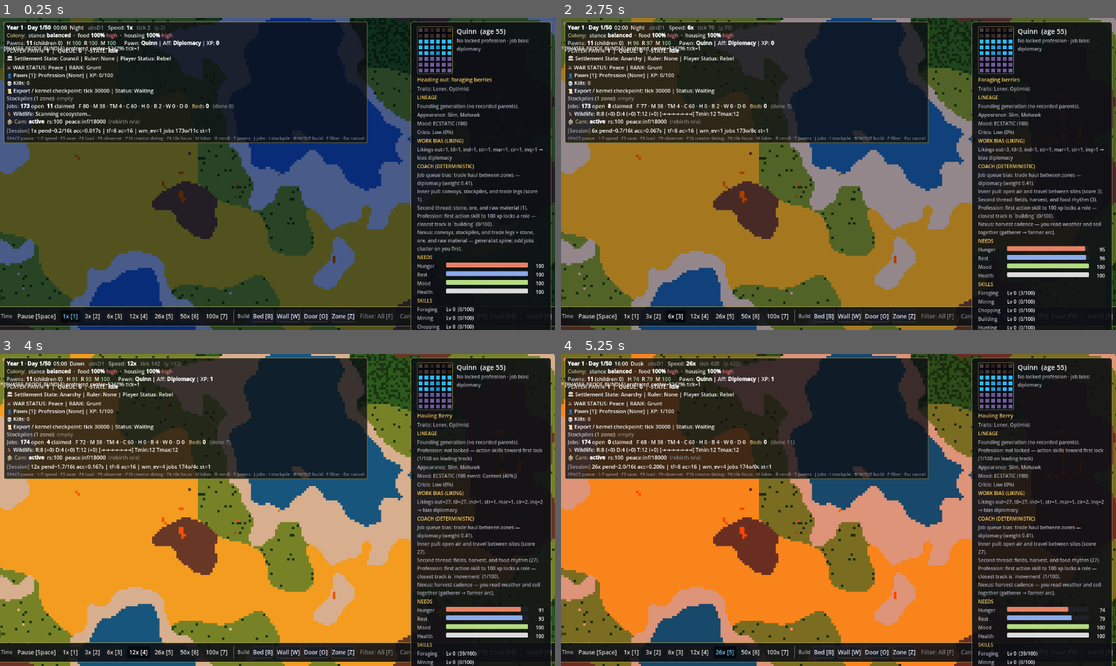
Above: before the commit, frames 1-4 (two rows, left to right).
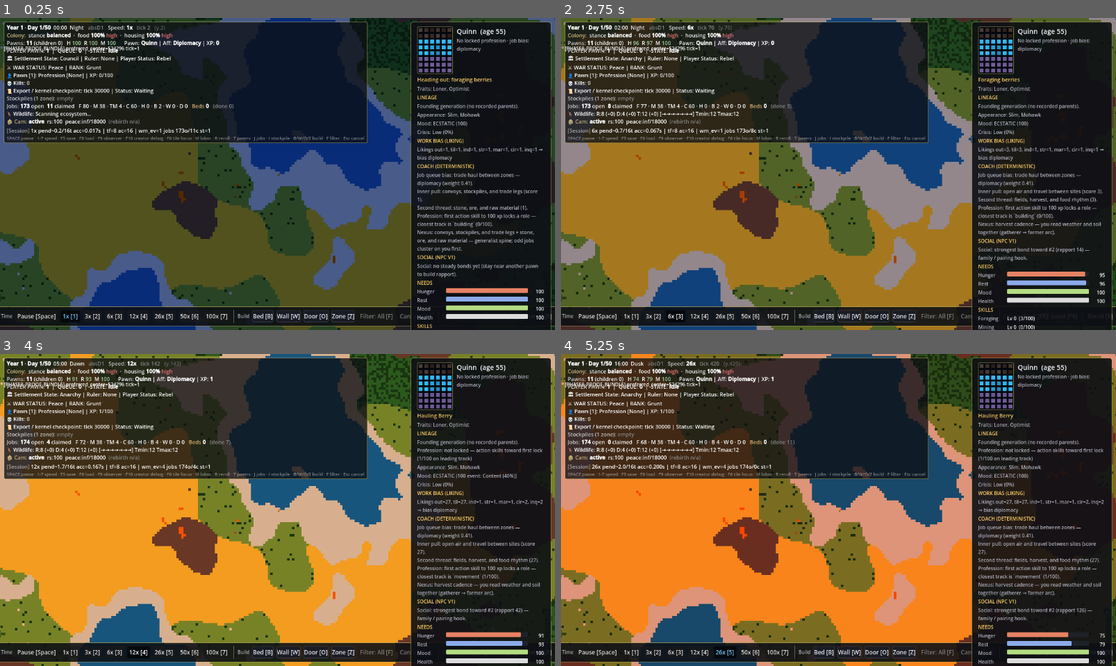
Above: after the commit, the same moments.

Repository: PVAGR/HeelKawn1
Game: Godot game, scene res://scenes/main/Main.tscn
The game is run twice, just before and just after one commit, with the same random seed, the same clock (stepped at 60 frames per second) and the same inputs.
Inputs (mouse positions are in pixels of both pictures, inside the frame that each line leads up to):
- Up to frame 1 (0.25 s): no input
- Up to frame 2 (2.75 s): click "1x [1]" at 0.5 s; click "3x [2]" at 1.25 s; click "6x [3]" at 2 s
- Up to frame 3 (4 s): tap Enter at 2.75, 2.85 s; move the mouse to (399, 494) at 2.77 s; hold Right (ui_right) 2.78-3.5 s; click (399, 494) at 2.92 s; tap Space at 3.02 s; click "12x [4]" at 3.5 s
- Up to frame 4 (5.25 s): click "26x [5]" at 4.25 s; drag from (727, 525) to (810, 572) at 5.02 s

The runs differ from the first frame. In frame 1, 2.3% of the frame differs, in the area x 75-98%, y 75-100%; in frame 2, 2.4%, in the area x 75-98%, y 70-100%; in frame 3, 2.1%; in frame 4, 2.0%.

Commit message:
Social rapport + reproduction tuning + HUD throttle at extreme speed
- PawnData.social_rapport with save/load; status line for panel
- Main: accumulate rapport every 40 ticks for nearby same-component pawns
- Reproduction: lower hunger/rest gates, wider mate range, min rapport with mate
- PawnSpawner: try 9 tiles for child spawn; set parent ids on child
- PawnInfoPanel: Social section; refresh stride at 12x/26x/50x+
- ColonyHUD: coarser refresh gate at 50x+ sim speed

Made-with: Cursor

Diff:
--- a/scenes/main/Main.gd
+++ b/scenes/main/Main.gd
@@ -95,6 +95,8 @@
 ## Generational turnover (v1): one new pawn per this many ticks if population > 0.
 const GENERATION_TICKS: int = 20000
 const REPRODUCTION_CHECK_INTERVAL_TICKS: int = 300
+## Co-presence rapport for pairing / births (deterministic; same path component only).
+const SOCIAL_RAPPORT_ACCUM_INTERVAL_TICKS: int = 40
 const INFLUENCE_UPDATE_INTERVAL_TICKS: int = 500
 const OBSERVER_HUD_REFRESH_TICKS: int = 30
 const FOCUS_INSPECTOR_REFRESH_TICKS: int = 15
@@ -1453,6 +1455,8 @@
 	SettlementMemory.update_settlement_intents(tick)
 	SettlementMemory.update_resource_pressures(tick)
 	SettlementMemory.update_preferred_work_fronts(tick)
+	if tick % SOCIAL_RAPPORT_ACCUM_INTERVAL_TICKS == 0:
+		_accumulate_social_rapport()
 	_emit_pawn_divergence_summary_if_needed(tick)
 	var obs_iv: int = _high_speed_interval(OBSERVER_HUD_REFRESH_TICKS, 45, 90)
 	if _observer_hud != null and tick % obs_iv == 0:
@@ -1507,6 +1511,34 @@
 	if sp.x < 0:
 		return
 	_pawn_spawner.spawn_generational_pawn(_world, sp, t)
+
+
+func _accumulate_social_rapport() -> void:
+	if _pawn_spawner == null or _world == null or _world.pathfinder == null:
+		return
+	const R2: float = 128.0 * 128.0
+	const GAIN: int = 14
+	var pl: Array[Pawn] = []
+	for p in _pawn_spawner.pawns:
+		if p != null and is_instance_valid(p) and p.data != null:
+			pl.append(p)
+	if pl.size() < 2:
+		return
+	pl.sort_custom(func(a: Pawn, b: Pawn) -> bool: return a.data.id < b.data.id)
+	for i in range(pl.size()):
+		var pa: Pawn = pl[i]
+		var da: PawnData = pa.data
+		for j in range(i + 1, pl.size()):
+			var pb: Pawn = pl[j]
+			var db: PawnData = pb.data
+			if da.hunger <= 38.0 or db.hunger <= 38.0:
+				continue
+			if _world.pathfinder.component_of(da.tile_pos) != _world.pathfinder.component_of(db.tile_pos):
+				continue
+			if pa.position.distance_squared_to(pb.position) > R2:
+				continue
+			da.add_social_rapport(int(db.id), GAIN)
+			db.add_social_rapport(int(da.id), GAIN)
 
 
 func _process_reproduction_tick() -> void:
--- a/scripts/pawn/Pawn.gd
+++ b/scripts/pawn/Pawn.gd
@@ -130,8 +130,14 @@
 ## At high sim speeds, skip historical aversion weighting path pass to avoid
 ## expensive weight toggles on every pawn path request.
 const FAST_PATHFIND_SPEED_THRESHOLD: float = 6.0
-const REPRODUCTION_COOLDOWN_TICKS: int = 6000
-const REPRODUCTION_MATE_RANGE_PX: float = 42.0
+const REPRODUCTION_COOLDOWN_TICKS: int = 5000
+## ~11.5 tiles at 10px/tile — cohabiting workers can still pair without pixel-perfect overlap.
+const REPRODUCTION_MATE_RANGE_PX: float = 115.0
+## Softer than general job hunger gates so pairs can raise children under colony stress.
+const REPRODUCTION_MIN_HUNGER: float = 48.0
+const REPRODUCTION_MIN_REST: float = 42.0
+## Requires [member PawnData.social_rapport] built from co-presence (Main._accumulate_social_rapport).
+const REPRODUCTION_MIN_RAPPORT: int = 72
 const COHORT_UPDATE_TICKS: int = 200
 const COHORT_MATCH_RADIUS_TILES: int = 8
 const COHORT_BREAK_DISTANCE_TILES: int = 16
@@ -1272,7 +1278,7 @@
 	var now: int = GameManager.tick_count
 	if now < _next_reproduction_tick:
 		return false
-	if data.hunger <= 80.0 or data.rest <= 80.0:
+	if data.hunger <= REPRODUCTION_MIN_HUNGER or data.rest <= REPRODUCTION_MIN_REST:
 		return false
 	var has_shelter: bool = is_in_bed()
 	if not has_shelter:
@@ -1282,6 +1288,8 @@
 		return false
 	var mate: Pawn = _find_compatible_mate()
 	if mate == null or mate.data == null:
+		return false
+	if data.get_social_rapport(int(mate.data.id)) < REPRODUCTION_MIN_RAPPORT:
 		return false
 	if int(data.id) > int(mate.data.id):
 		return false
@@ -1307,7 +1315,7 @@
 		var p: Pawn = n as Pawn
 		if p == self or p.data == null:
 			continue
-		if p.data.hunger <= 80.0 or p.data.rest <= 80.0:
+		if p.data.hunger <= REPRODUCTION_MIN_HUNGER or p.data.rest <= REPRODUCTION_MIN_REST:
 			continue
 		if p._next_reproduction_tick > GameManager.tick_count:
 			continue
--- a/scripts/pawn/PawnData.gd
+++ b/scripts/pawn/PawnData.gd
@@ -121,6 +121,11 @@
 ## Mood events: temporary emotional states that affect mood decay and behavior.
 ## Each event has a type, intensity, and duration.
 var mood_events: Array[MoodEvent] = []
+
+## Deterministic co-presence bond: other pawn id (string key) -> rapport 0..3000.
+## Grows when NPCs spend time near each other (same path component); feeds
+## reproduction and future player social actions (gift, commend, etc.).
+var social_rapport: Dictionary = {}
 
 
 func _init() -> void:
@@ -771,6 +776,40 @@
 
 func describe() -> String:
 	return "#%d %s (age %d)" % [id, display_name, age]
+
+
+func add_social_rapport(peer_id: int, delta: int) -> void:
+	if peer_id < 0 or peer_id == id or delta <= 0:
+		return
+	var k: String = str(peer_id)
+	social_rapport[k] = clampi(int(social_rapport.get(k, 0)) + delta, 0, 3000)
+
+
+func get_social_rapport(peer_id: int) -> int:
+	if peer_id < 0 or peer_id == id:
+		return 0
+	return int(social_rapport.get(str(peer_id), 0))
+
+
+func top_social_rapport_peer() -> Dictionary:
+	var best_id: int = -1
+	var best_score: int = 0
+	for k in social_rapport:
+		var sc: int = int(social_rapport[k])
+		var pid: int = int(k)
+		if sc > best_score or (sc == best_score and (best_id < 0 or pid < best_id)):
+			best_score = sc
+			best_id = pid
+	return {"peer_id": best_id, "score": best_score}
+
+
+func social_status_line() -> String:
+	var t: Dictionary = top_social_rapport_peer()
+	var pid: int = int(t.get("peer_id", -1))
+	var sc: int = int(t.get("score", 0))
+	if pid < 0 or sc <= 0:
+		return "Social: no steady bonds yet (stay near another pawn to build rapport)."
+	return "Social: strongest bond toward #%d (rapport %d) — family / pairing hook." % [pid, sc]
 
 
 ## Serialize for `GameSave` (store_var). All numeric work flags included.
@@ -824,6 +863,7 @@
 		"work_hunt": work_hunt,
 		"work_build": work_build,
 		"trait_types": trait_types,
+		"social_rapport": social_rapport.duplicate(true),
 	}
 
 
@@ -908,6 +948,10 @@
 	p.work_chop = bool(d.get("work_chop", true))
 	p.work_hunt = bool(d.get("work_hunt", true))
 	p.work_build = bool(d.get("work_build", true))
+	p.social_rapport = {}
+	if d.has("social_rapport") and d["social_rapport"] is Dictionary:
+		for sk in (d["social_rapport"] as Dictionary).keys():
+			p.social_rapport[str(sk)] = clampi(int((d["social_rapport"] as Dictionary)[sk]), 0, 3000)
 	# Load traits
 	if d.has("trait_types") and d["trait_types"] is Array:
 		for trait_type in d["trait_types"]:
--- a/scripts/pawn/PawnSpawner.gd
+++ b/scripts/pawn/PawnSpawner.gd
@@ -298,18 +298,38 @@
 ) -> bool:
 	if world == null or world.data == null or world.pathfinder == null or pawn_scene == null:
 		return false
-	if not world.data.in_bounds(tile.x, tile.y):
-		return false
-	if not SPAWNABLE_BIOMES.has(world.data.get_biome(tile.x, tile.y)):
-		return false
-	if not world.pathfinder.is_passable(tile):
-		return false
 	var main_comp: int = world.pathfinder.largest_component_id()
-	if main_comp < 0 or world.pathfinder.component_of(tile) != main_comp:
-		return false
-	for p in pawns:
-		if p != null and is_instance_valid(p) and p.data != null and p.data.tile_pos == tile:
-			return false
+	if main_comp < 0:
+		return false
+	var candidates: Array[Vector2i] = [tile]
+	var neigh: Array[Vector2i] = [
+		Vector2i(1, 0), Vector2i(-1, 0), Vector2i(0, 1), Vector2i(0, -1),
+		Vector2i(1, 1), Vector2i(1, -1), Vector2i(-1, 1), Vector2i(-1, -1),
+	]
+	for d in neigh:
+		candidates.append(tile + d)
+	var spawn_tile: Vector2i = Vector2i(-1, -1)
+	for t in candidates:
+		if not world.data.in_bounds(t.x, t.y):
+			continue
+		if not SPAWNABLE_BIOMES.has(world.data.get_biome(t.x, t.y)):
+			continue
+		if not world.pathfinder.is_passable(t):
+			continue
+		if world.pathfinder.component_of(t) != main_comp:
+			continue
+		var occupied: bool = false
+		for p in pawns:
+			if p != null and is_instance_valid(p) and p.data != null and p.data.tile_pos == t:
+				occupied = true
+				break
+		if occupied:
+			continue
+		spawn_tile = t
+		break
+	if spawn_tile.x < 0:
+		return false
+	tile = spawn_tile
 	var data := PawnData.new()
 	data.display_name = _pick_name_deterministic()
 	data.age = 18
@@ -322,6 +342,8 @@
 	data.hair_color = parent_a.hair_color.lerp(parent_b.hair_color, 0.5)
 	data.apparel_color = parent_a.apparel_color.lerp(parent_b.apparel_color, 0.5)
 	data.initialize_affinities(birth_tick, parent_a.id, parent_b.id)
+	data.parent_a_id = parent_a.id
+	data.parent_b_id = parent_b.id
 	for sk in parent_a.skills.keys():
 		var inherited: int = int((int(parent_a.skills[sk]) + int(parent_b.skills.get(sk, 0))) * 0.2)
 		data.skills[sk] = inherited
--- a/scripts/ui/ColonyHUD.gd
+++ b/scripts/ui/ColonyHUD.gd
@@ -112,7 +112,11 @@
 		refresh_stride = 4
 	elif GameManager.game_speed >= 12.0:
 		refresh_stride = 2
-	var coarse: int = 10 if GameManager.game_speed < 12.0 else 20
+	var coarse: int = 10
+	if GameManager.game_speed >= 50.0:
+		coarse = 35
+	elif GameManager.game_speed >= 12.0:
+		coarse = 20
 	if tick % coarse != 0 and not _hud_dirty:
 		return
 	if tick % refresh_stride == 0:
--- a/scripts/ui/PawnInfoPanel.gd
+++ b/scripts/ui/PawnInfoPanel.gd
@@ -75,6 +75,7 @@
 var _crisis_level_label: Label = null
 var _liking_label: Label = null
 var _coach_label: Label = null
+var _social_label: Label = null
 var _action_skills_label: Label = null
 var _portrait_cells: Array[ColorRect] = []
 
@@ -201,6 +202,11 @@
 	_coach_label.autowrap_mode = TextServer.AUTOWRAP_WORD_SMART
 	_root_vbox.add_child(_coach_label)
 
+	_root_vbox.add_child(_make_section_header("Social (NPC v1)"))
+	_social_label = _make_label("", FONT_SMALL, TEXT_DIM)
+	_social_label.autowrap_mode = TextServer.AUTOWRAP_WORD_SMART
+	_root_vbox.add_child(_social_label)
+
 	_root_vbox.add_child(_make_section_header("Needs"))
 	for entry in NEED_BARS:
 		_add_need_row(entry.label, entry.field, entry.color)
@@ -413,7 +419,7 @@
 
 # ==================== refresh ====================
 
-func _on_game_tick(_tick: int) -> void:
+func _on_game_tick(tick: int) -> void:
 	if _pawn == null:
 		return
 	# If the pawn was removed (e.g. world reroll wiped it), drop the binding
@@ -421,6 +427,15 @@
 	if not is_instance_valid(_pawn):
 		_pawn = null
 		_set_visible(false)
+		return
+	var stride: int = 1
+	if GameManager.game_speed >= 50.0:
+		stride = 8
+	elif GameManager.game_speed >= 26.0:
+		stride = 4
+	elif GameManager.game_speed >= 12.0:
+		stride = 2
+	if tick % stride != 0:
 		return
 	_refresh()
 
@@ -446,6 +461,8 @@
 				coach_sb += "\n"
 			coach_sb += hints[hi]
 		_coach_label.text = coach_sb
+	if _social_label != null:
+		_social_label.text = d.social_status_line()
 	if _action_skills_label != null:
 		_action_skills_label.text = (
 				"Action xp  move %d  farm %d  build %d  gather %d  combat %d"
Not shown, changed: HEELKAWN.txt
Not shown, added: autoloads/FactionRegistry.gd.uid
Not shown, added: autoloads/PlayerIntentQueue.gd.uid
Not shown, added: autoloads/ReligionLens.gd.uid
